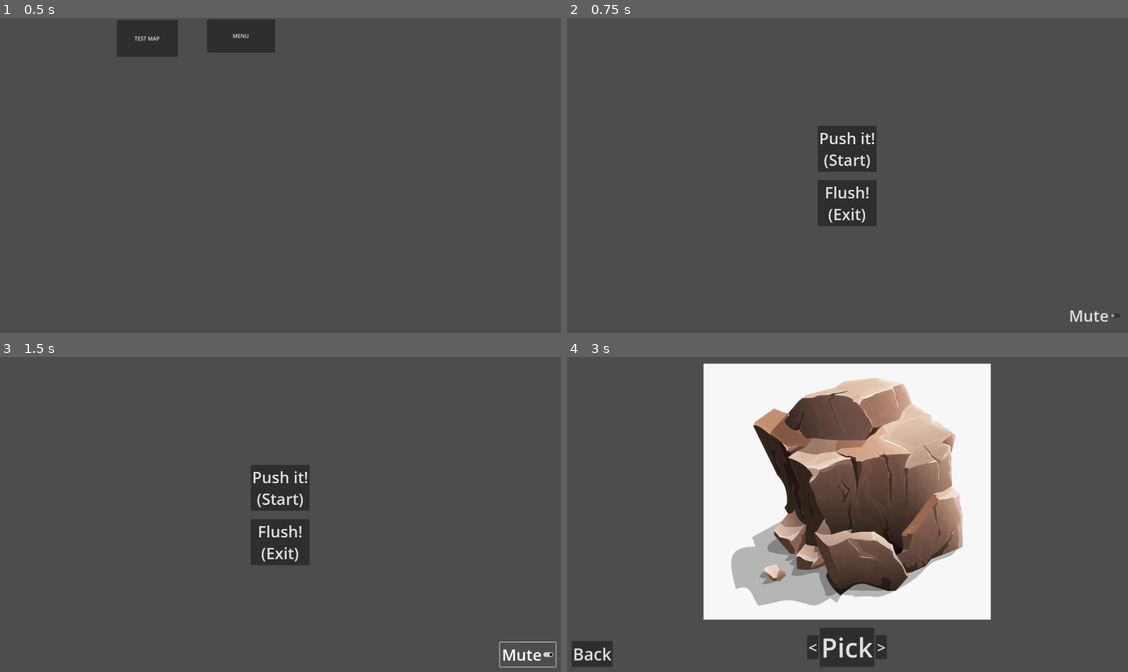
Above: before the commit, frames 1-4 (two rows, left to right).
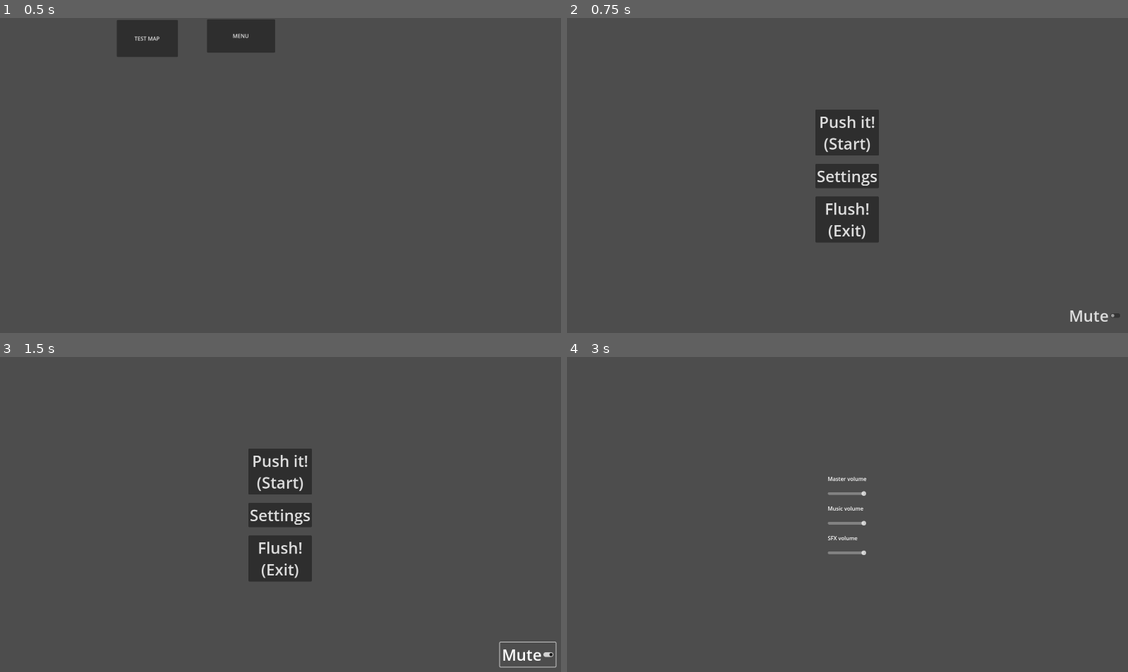
Above: after the commit, the same moments.

Repository: Fork-on-the-Table-Collective/farty-little-things
Game: Godot game, scene res://scenes/main/game_area.tscn
Same seed, same stepped clock (60 frames per second), same inputs: the game is played once before the commit and once after it.
Inputs (mouse positions are in pixels of both pictures, inside the frame that each line leads up to):
- Up to frame 1 (0.5 s): no input
- Up to frame 2 (0.75 s): click "MENU" at 0.5 s
- Up to frame 3 (1.5 s): click "Mute" at 1.25 s
- Up to frame 4 (3 s): click "Mute" (after the commit: "Settings") at 2 s; click (847, 489) at 2.75 s, where only the run before the commit has a clickable "Push it! (Start)"

Frame 1 is identical in both runs. In frame 2, 2.6% of the frame differs, in the area x 44-56%, y 29-72%; in frame 3, 2.6%; in frame 4, 42%, in the area x 0-76%, y 2-99%.

Commit message:
hang menü kész
Settings menü létrehozva
master, sfx és music külön állítható
a busokat majd be kell állítani a megfelelő hangforrásokhoz

Diff:
--- /dev/null
+++ b/turdinator/default_bus_layout.tres
@@ -0,0 +1,15 @@
+[gd_resource type="AudioBusLayout" format=3 uid="uid://d0uonrlouonl6"]
+
+[resource]
+bus/1/name = &"music"
+bus/1/solo = false
+bus/1/mute = false
+bus/1/bypass_fx = false
+bus/1/volume_db = 0.0
+bus/1/send = &"Master"
+bus/2/name = &"sfx"
+bus/2/solo = false
+bus/2/mute = false
+bus/2/bypass_fx = false
+bus/2/volume_db = 0.0
+bus/2/send = &"Master"
--- a/turdinator/menu/main_menu.gd
+++ b/turdinator/menu/main_menu.gd
@@ -14,6 +14,8 @@
 func _on_button_start_pressed() -> void:
 	get_tree().change_scene_to_file("res://menu/skin_select.tscn")
 
+func _on_button_settings_pressed() -> void:
+	get_tree().change_scene_to_file("res://menu/settings_menu.tscn")
 
 func _on_button_exit_pressed() -> void:
 	get_tree().quit()
--- a/turdinator/menu/main_menu.tscn
+++ b/turdinator/menu/main_menu.tscn
@@ -52,6 +52,12 @@
 text = "Push it!
 (Start)"
 
+[node name="ButtonSettings" type="Button" parent="MarginContainer/VBoxContainer"]
+layout_mode = 2
+size_flags_vertical = 3
+theme_override_font_sizes/font_size = 47
+text = "Settings"
+
 [node name="ButtonExit" type="Button" parent="MarginContainer/VBoxContainer"]
 layout_mode = 2
 size_flags_vertical = 3
@@ -60,4 +66,5 @@
 (Exit)"
 
 [connection signal="pressed" from="MarginContainer/VBoxContainer/ButtonStart" to="." method="_on_button_start_pressed"]
+[connection signal="pressed" from="MarginContainer/VBoxContainer/ButtonSettings" to="." method="_on_button_settings_pressed"]
 [connection signal="pressed" from="MarginContainer/VBoxContainer/ButtonExit" to="." method="_on_button_exit_pressed"]
--- /dev/null
+++ b/turdinator/menu/settings_menu.tscn
@@ -0,0 +1,61 @@
+[gd_scene load_steps=2 format=3 uid="uid://bx4glfnd5gafh"]
+
+[ext_resource type="PackedScene" uid="uid://bqm25h0mdorpk" path="res://scenes/common/volume_slider.tscn" id="1_ra15j"]
+
+[node name="SettingsMenu" type="Control"]
+layout_mode = 3
+anchors_preset = 15
+anchor_right = 1.0
+anchor_bottom = 1.0
+grow_horizontal = 2
+grow_vertical = 2
+
+[node name="Background" type="TextureRect" parent="."]
+layout_mode = 1
+anchors_preset = 15
+anchor_right = 1.0
+anchor_bottom = 1.0
+grow_horizontal = 2
+grow_vertical = 2
+
+[node name="MarginContainer" type="MarginContainer" parent="."]
+layout_mode = 1
+anchors_preset = 15
+anchor_right = 1.0
+anchor_bottom = 1.0
+grow_horizontal = 2
+grow_vertical = 2
+theme_override_constants/margin_left = 20
+theme_override_constants/margin_top = 20
+theme_override_constants/margin_right = 20
+theme_override_constants/margin_bottom = 20
+
+[node name="VBoxContainer" type="VBoxContainer" parent="MarginContainer"]
+layout_mode = 2
+size_flags_horizontal = 4
+size_flags_vertical = 4
+theme_override_constants/separation = 25
+
+[node name="master_label" type="Label" parent="MarginContainer/VBoxContainer"]
+layout_mode = 2
+text = "Master volume"
+
+[node name="master_slider" parent="MarginContainer/VBoxContainer" instance=ExtResource("1_ra15j")]
+layout_mode = 2
+bus_name = "Master"
+
+[node name="music_label" type="Label" parent="MarginContainer/VBoxContainer"]
+layout_mode = 2
+text = "Music volume"
+
+[node name="music_slider" parent="MarginContainer/VBoxContainer" instance=ExtResource("1_ra15j")]
+layout_mode = 2
+bus_name = "music"
+
+[node name="sfx_label" type="Label" parent="MarginContainer/VBoxContainer"]
+layout_mode = 2
+text = "SFX volume"
+
+[node name="sfx_slider" parent="MarginContainer/VBoxContainer" instance=ExtResource("1_ra15j")]
+layout_mode = 2
+bus_name = "sfx"
--- /dev/null
+++ b/turdinator/scenes/common/volume_slider.gd
@@ -0,0 +1,19 @@
+extends HSlider
+
+@export var bus_name: String
+var bus_index: int
+
+# Called when the node enters the scene tree for the first time.
+func _ready() -> void:
+	bus_index = AudioServer.get_bus_index(bus_name)
+	value_changed.connect(_on_value_changed)
+
+	value = db_to_linear(
+		AudioServer.get_bus_volume_db(bus_index)
+	)
+
+func _on_value_changed(value: float) -> void:
+	AudioServer.set_bus_volume_db(
+		bus_index,
+		linear_to_db(value)
+	)
--- /dev/null
+++ b/turdinator/scenes/common/volume_slider.tscn
@@ -0,0 +1,10 @@
+[gd_scene load_steps=2 format=3 uid="uid://bqm25h0mdorpk"]
+
+[ext_resource type="Script" path="res://scenes/common/volume_slider.gd" id="1_mqxxj"]
+
+[node name="volume_slider" type="HSlider"]
+offset_right = 8.0
+offset_bottom = 16.0
+max_value = 1.0
+step = 0.001
+script = ExtResource("1_mqxxj")
Not shown: 1 places in turdinator/menu/skin_select.tscn that only renumber resources
